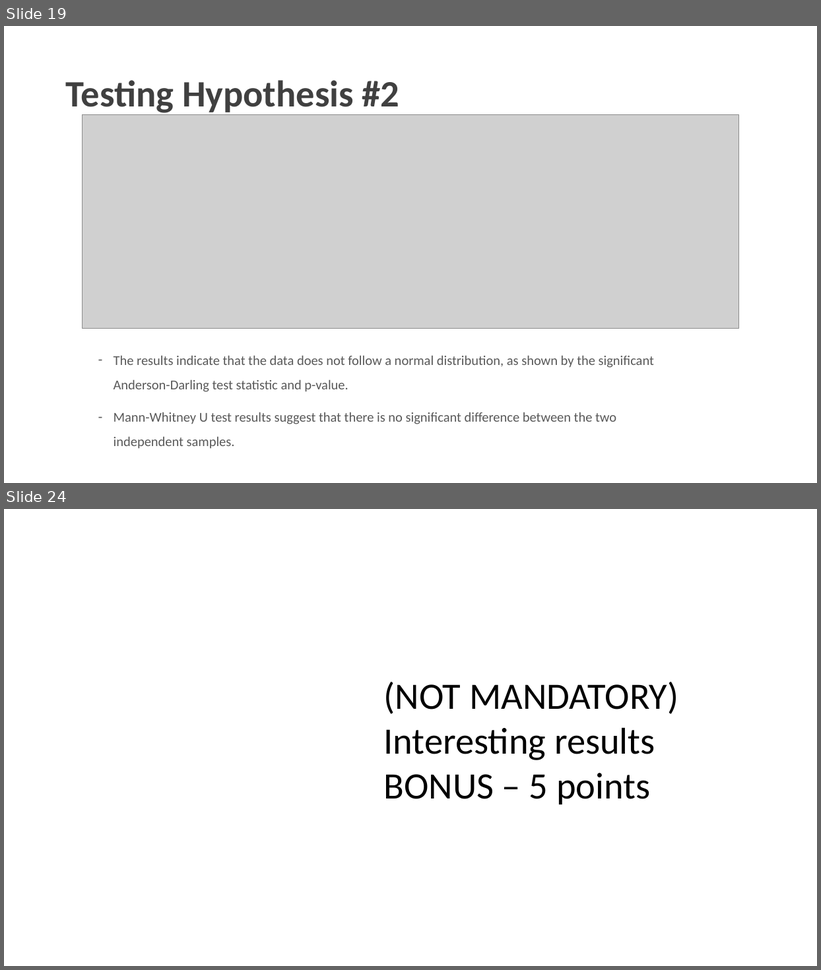
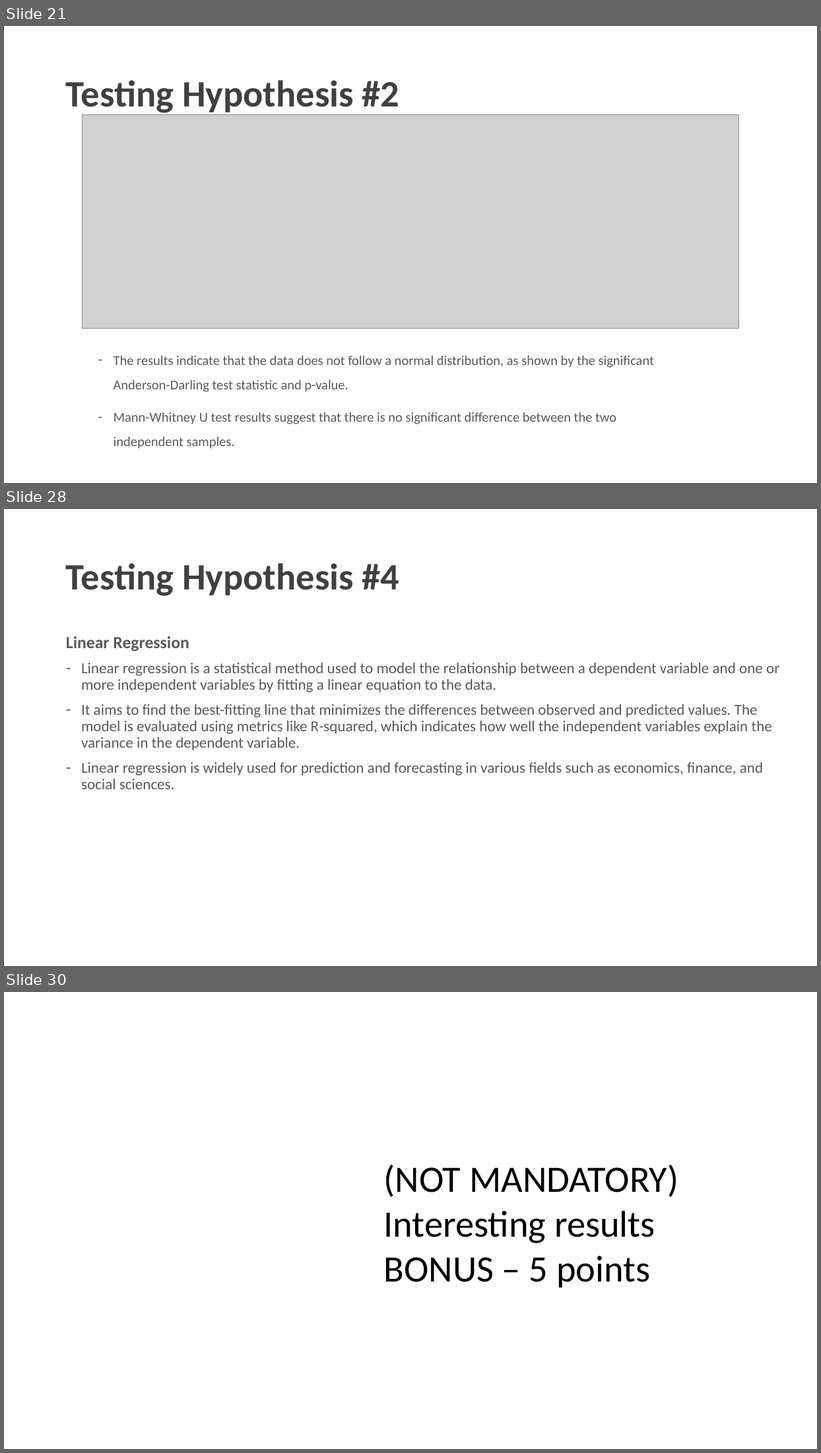
Before and after one commit to charlesyifanli/python_and_data, a slide deck: mini_project/SCSE 24 Mini-project presentation (Group No. ##).pptx. Shown one above the other, each under a label of ours: slides 19 and 24 before the commit, slides 21, 28 and 30 after it; the slides between them are not shown. The pictures are 821x970 and 821x1453 pixels, drawn with LibreOffice and Linux fonts; fonts in the diff are those of the drawing; grey boxes stand for pictures; background and template pictures are left out. Boxes give left, top, right and bottom in pixels: in the first picture for what was removed or moved away, otherwise in the second. Text is boxed around its words. In the diff, an @@ line names an element or a change of style, - is before the commit and + after.

```diff
--- a/mini_project/SCSE 24 Mini-project presentation (Group No. ##).pptx
+++ b/mini_project/SCSE 24 Mini-project presentation (Group No. ##).pptx
@@ slide 28 added at <box>4,509,817,966</box>, background #FFFFFF @@
@@ title added at <box>66,563,400,596</box>, 44 pt, text #404040, bold @@
+Testing Hypothesis #4
@@ text added at <box>66,636,780,789</box>, 18 pt, text #595959 @@
+Linear Regression
+– Linear regression is a statistical method used to model the relationship between a dependent variable and one or more independent variables by fitting a linear equation to the data.
+– It aims to find the best-fitting line that minimizes the differences between observed and predicted values. The model is evaluated using metrics like R-squared, which indicates how well the independent variables explain the variance in the dependent variable.
+– Linear regression is widely used for prediction and forecasting in various fields such as economics, finance, and social sciences.
@@ what was slide 19 is now slide 21 @@
@@ what was slide 24 is now slide 30 @@
```
Also in this commit, not shown: 3 slides changed, 6 other slides added, 1 slide removed, 1 other file.
